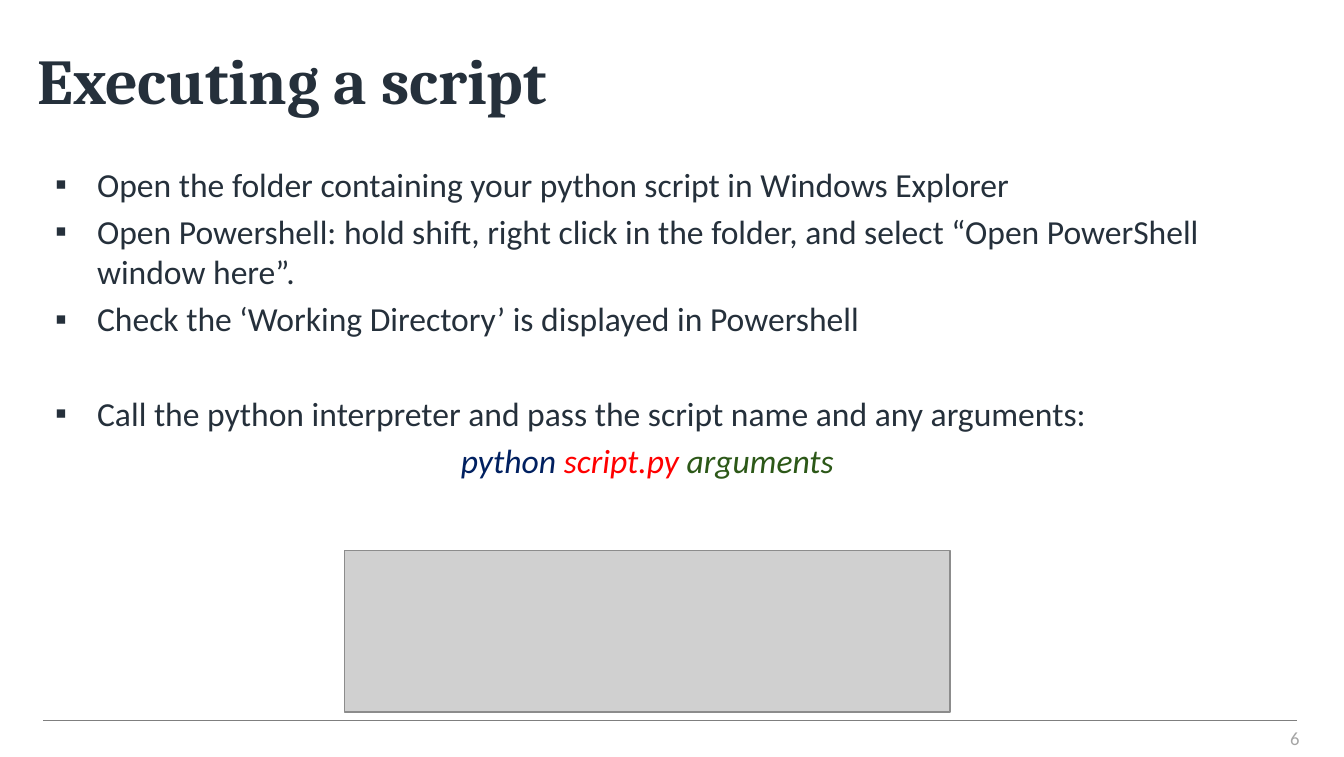
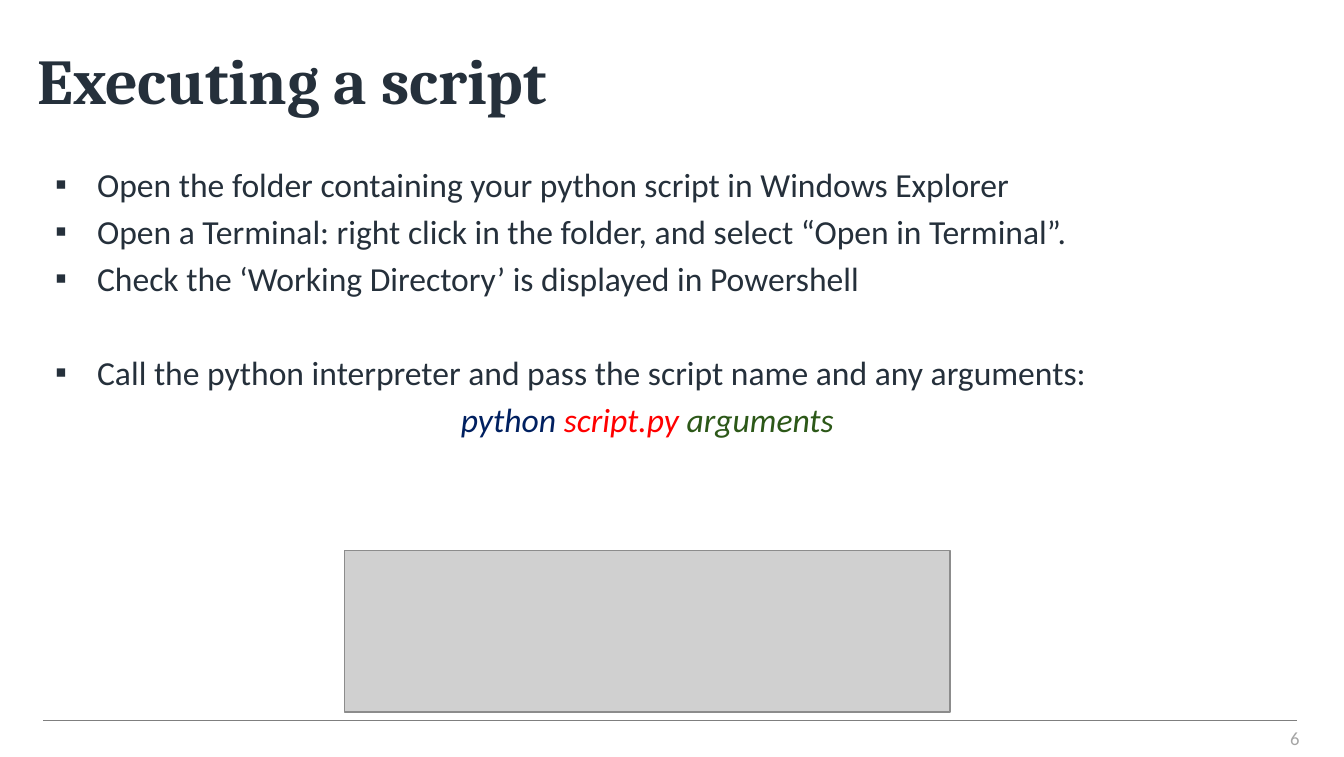
Before and after one commit to alanmlewis/ProgrammingforChem, a slide deck: slide 6 of Y1_Kinetics/Kinetics with Python.pptx. Drawn at 1344x757 pixels with LibreOffice and Linux fonts; fonts in the diff are those of the drawing; grey boxes stand for pictures; background and template pictures are left out. Boxes give left, top, right and bottom in pixels: in the first picture for what was removed or moved away, otherwise in the second. Text is boxed around its words. In the diff, an @@ line names an element or a change of style, - is before the commit and + after.

```diff
--- a/Y1_Kinetics/Kinetics with Python.pptx
+++ b/Y1_Kinetics/Kinetics with Python.pptx
@@ text at (97, 220, 1066, 250): text changed @@
-▪ Open Powershell: hold shift, right click in the folder, and select “Open PowerShell window here”.
+▪ Open a Terminal: right click in the folder, and select “Open in Terminal”.
```
Also in this commit, not shown: 4 other slides changed.
